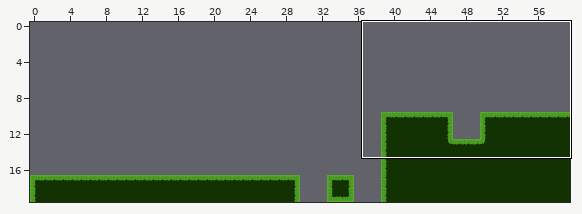
Tiled map, stored at Content/bin/DesktopGL/Levels/Actual Levels/Level-1.tmx. The picture above shows the old version from afar; the outline marks the close-up.
Close-up. Before the edit:
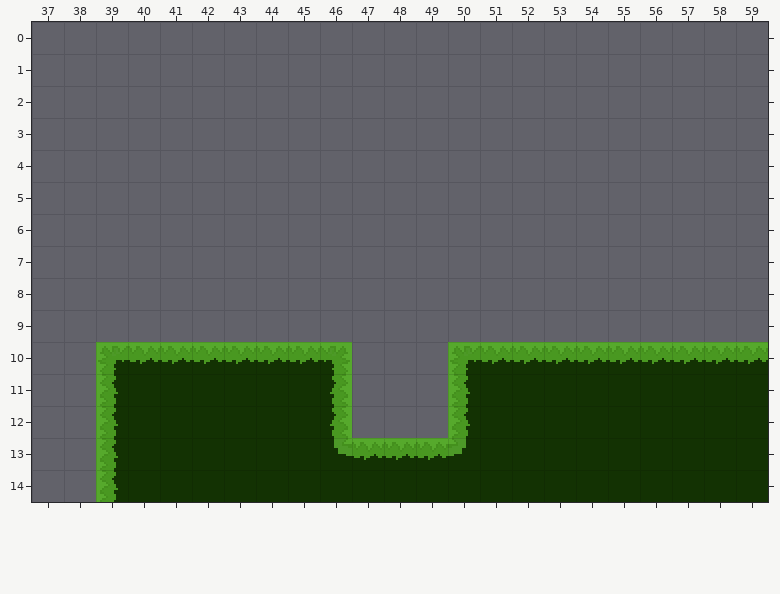
Cells are 16x16 px. Shown: x 37..59, y 0..14. The commit also changed other parts of the map, which this record leaves out.
The result:
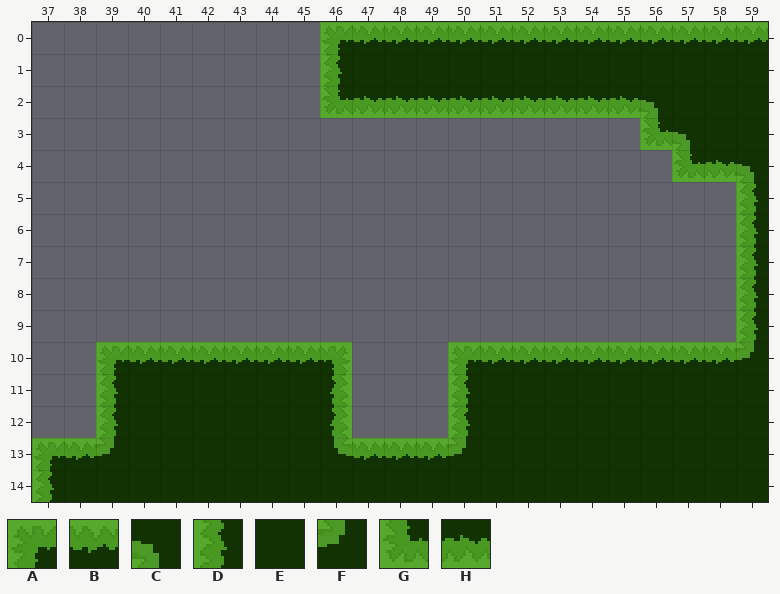
Key: from "VeryUglyGrassTiles": A 0, B 1, C 4, D 5, E 6, F 9, G 10, H 11.
_ is an empty cell.
From old to new:
Layer "Level":
y 0: x 46..59 ______________ -> ABBBBBBBBBBBBB
y 1: x 46..59 ______________ -> DEEEEEEEEEEEEE
y 2: x 46..59 ______________ -> GHHHHHHHHHCEEE
y 3: x 56..59 ____ -> GCEE
y 4: x 57..59 ___ -> GHC
y 5..9: x 59 _ -> D
y 10: x 59 B -> F
y 13: x 37..39 __D -> ABF
y 14: x 37..39 __D -> DEE
Changed places in both close-ups, as pixel boxes (x1, y1, x2, y2):
changed: (320, 22, 768, 364)
changed: (32, 438, 118, 502)
